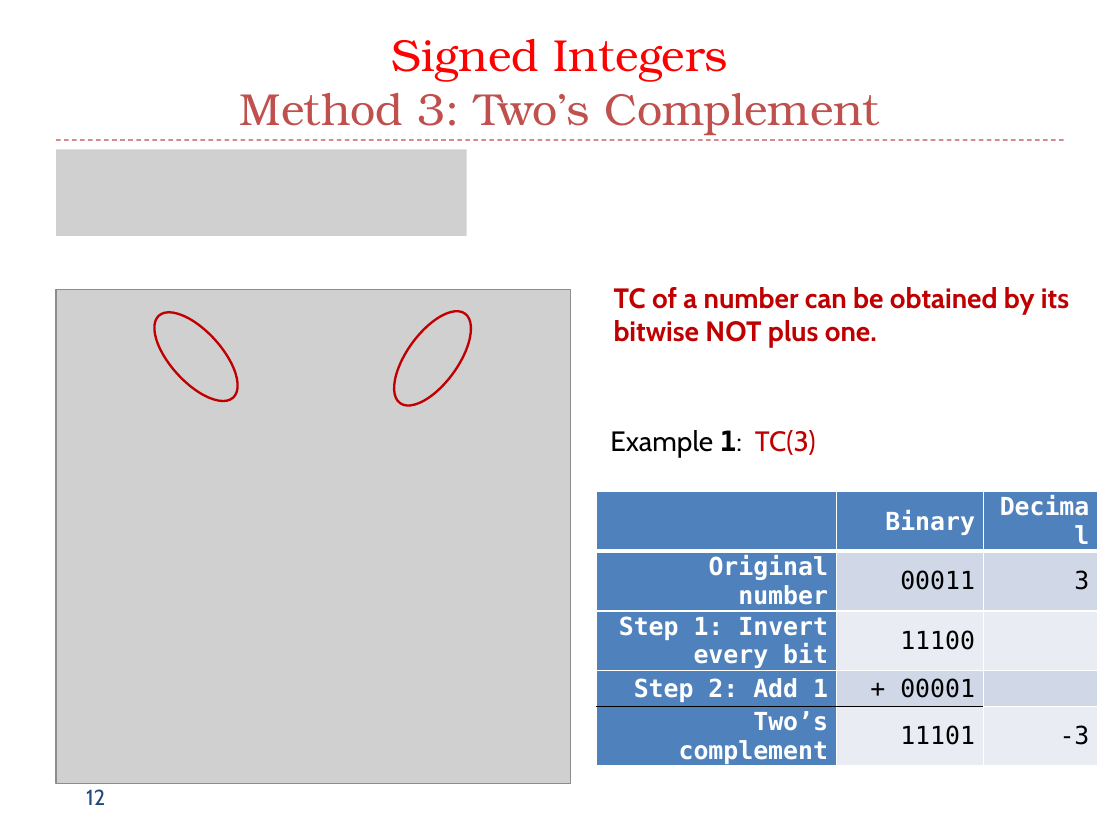
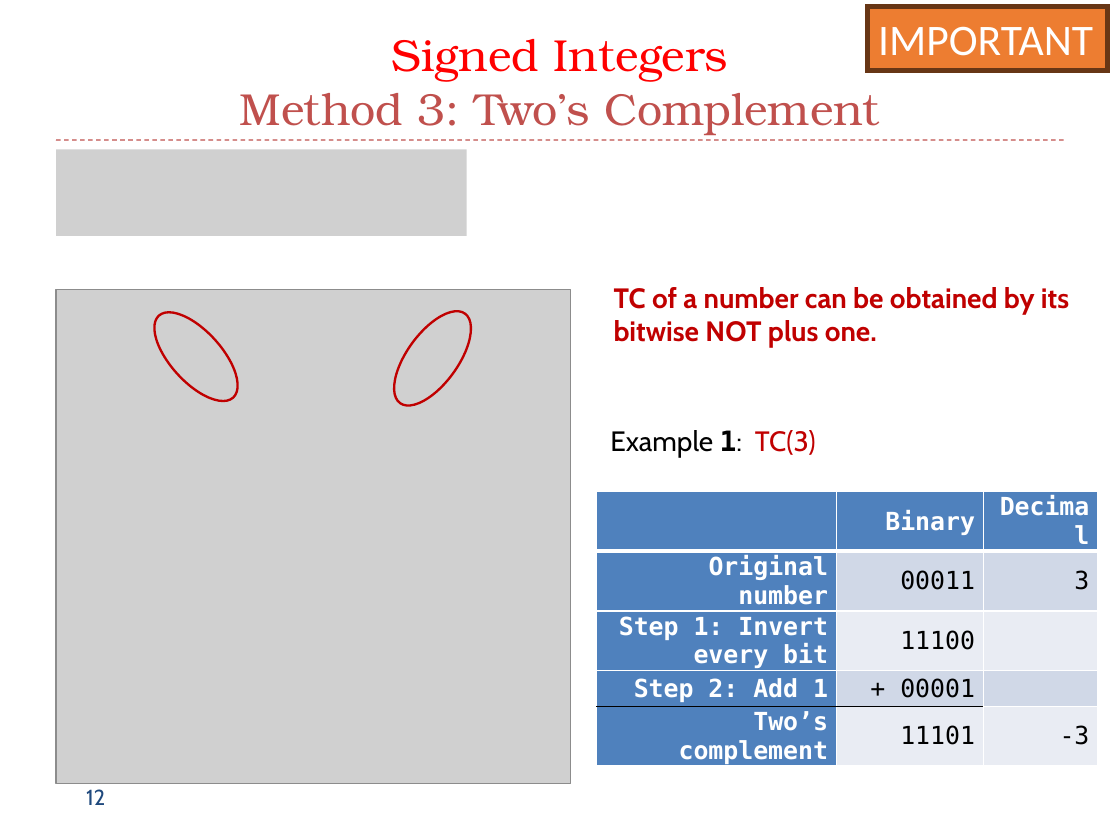
Before and after one commit to guhofstra/CSC111Fa25, a slide deck: slide 12 of PPTs/L1 Data Representation.pptx. Drawn at 1120x840 pixels with LibreOffice and Linux fonts; fonts in the diff are those of the drawing; grey boxes stand for pictures. Boxes give left, top, right and bottom in pixels: in the first picture for what was removed or moved away, otherwise in the second. Text is boxed around its words. In the diff, an @@ line names an element or a change of style, - is before the commit and + after.

```diff
--- a/PPTs/L1 Data Representation.pptx
+++ b/PPTs/L1 Data Representation.pptx
@@ rectangle added at (867, 7, 1107, 71), fill #ED7D31, outline #683715 3 pt, 28 pt, text #FFFFFF @@
+IMPORTANT
```
Also in this commit, not shown: 10 other slides changed, 1 other file.
